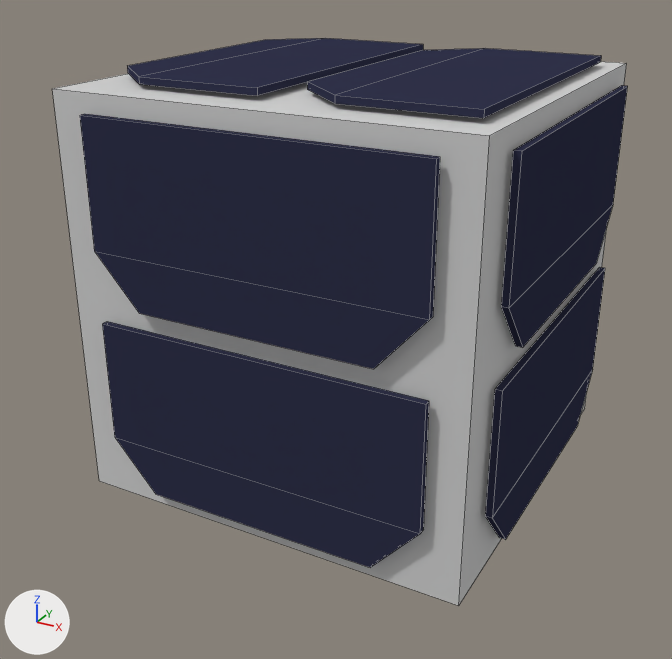
A saved change to the Blender file virtual_satellite/data/virtual_satellite/robots/cubesat.blend.
Camera for both pictures: a 50 mm camera at (0.1034, -0.2011, 0.0834) aimed at (-0.0028, -0.0081, -0.0131). Lighting does not change. The marker at lower left points along +X, +Y and +Z. Mesh edges are drawn as thin lines.
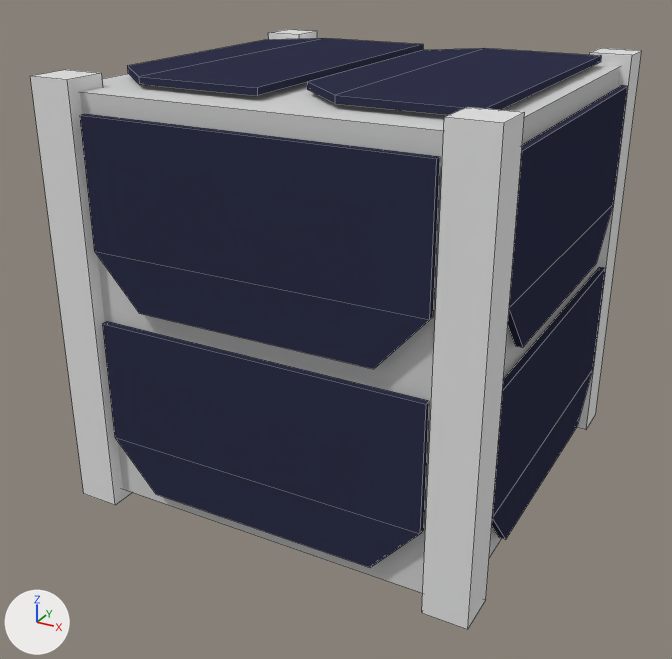
Scene script edits in JSON lines:
```json
{"op": "add", "block": "me_cube", "code": ["me_cube = bpy.data.meshes.new('Cube')", "me_cube.from_pydata(...)  # a box spanning x 0.0427..0.0533, y -0.0527..-0.0421, z -0.0529..0.0529"]}
{"op": "add", "block": "ob_cube_017", "code": ["ob_cube_017 = bpy.data.objects.new('Cube.017', me_cube)", "ob_cube_017.parent = ob_cube", "ob_cube_017.location = (0.0, 0.0, 0.0)"]}
{"op": "add", "block": "ob_cube_018", "code": ["ob_cube_018 = bpy.data.objects.new('Cube.018', me_cube)", "ob_cube_018.parent = ob_cube", "ob_cube_018.location = (0.0, 0.0, 0.0)", "ob_cube_018.rotation_euler = (0.0, 0.0, 1.571)  # degrees (0, 0, 90)"]}
{"op": "add", "block": "ob_cube_019", "code": ["ob_cube_019 = bpy.data.objects.new('Cube.019', me_cube)", "ob_cube_019.parent = ob_cube", "ob_cube_019.location = (0.0, 0.0, 0.0)", "ob_cube_019.rotation_euler = (0.0, 0.0, 3.142)  # degrees (0, 0, 180)"]}
{"op": "add", "block": "ob_cube_020", "code": ["ob_cube_020 = bpy.data.objects.new('Cube.020', me_cube)", "ob_cube_020.parent = ob_cube", "ob_cube_020.location = (0.0, 0.0, 0.0)", "ob_cube_020.rotation_euler = (0.0, 0.0, 4.712)  # degrees (0, 0, 270)"]}
```

What differs and where, as boxes [x1, y1, x2, y2] in the pictures (672 x 659 px):
```json
{"object": "Cube.017", "change": "added", "after": [422, 107, 525, 629]}
{"object": "Cube.020", "change": "added", "after": [30, 70, 132, 505]}
{"object": "Cube.018", "change": "added", "after": [577, 48, 642, 430]}
{"object": "Cube.019", "change": "added", "after": [269, 29, 317, 40]}
```
